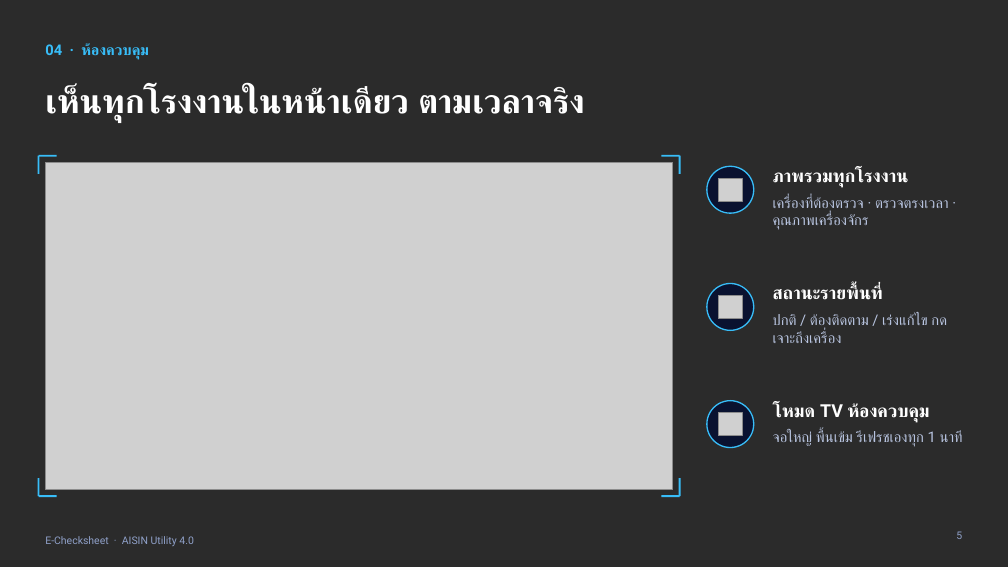
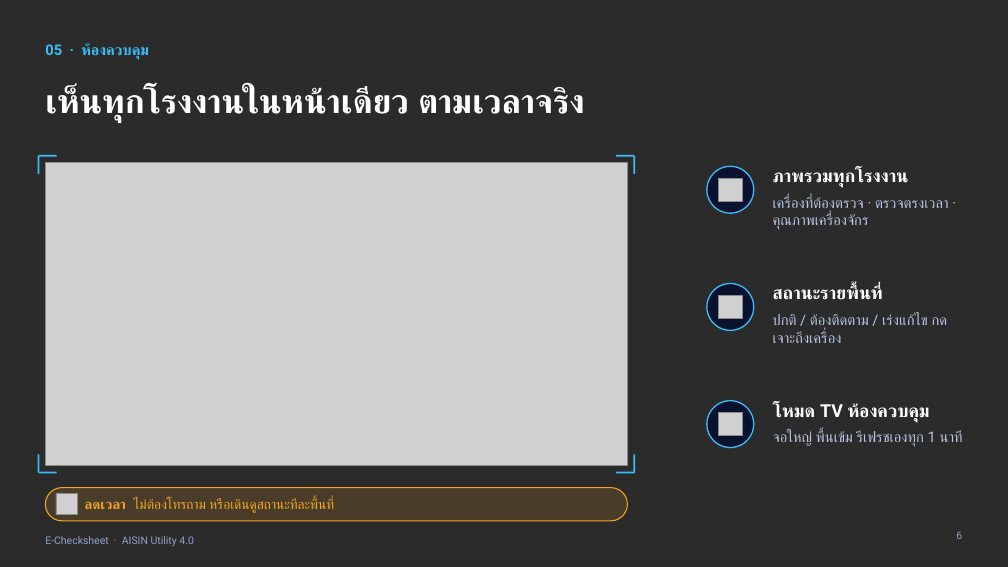
Before and after one commit to wexyzj123-hash/JoeKiattisak, a slide deck: slide 6 of E-Checksheet_Presentation.pptx (slide 5 before the commit). Drawn at 1008x567 pixels with LibreOffice and Linux fonts; fonts in the diff are those of the drawing; grey boxes stand for pictures; background and template pictures are left out; a plain dark background stands for a picture behind light text. Boxes give left, top, right and bottom in pixels: in the first picture for what was removed or moved away, otherwise in the second. Text is boxed around its words. In the diff, an @@ line names an element or a change of style, - is before the commit and + after.

```diff
--- a/E-Checksheet_Presentation.pptx
+++ b/E-Checksheet_Presentation.pptx
@@ text at [45, 43, 149, 60]: text changed @@
-04 · ห้องควบคุม
+05 · ห้องควบคุม
@@ picture: place and size @@
-picture at [45, 163, 673, 489]
+picture at [45, 163, 628, 466]
@@ line moved from (662, 156) - (680, 156) to (616, 156) - (634, 156) @@
@@ line moved from (680, 156) - (680, 174) to (634, 156) - (634, 174) @@
@@ line moved from (39, 496) - (57, 496) to (39, 473) - (57, 473) @@
@@ line moved from (39, 478) - (39, 496) to (39, 454) - (39, 473) @@
@@ line moved from (662, 496) - (680, 496) to (616, 473) - (634, 473) @@
@@ line moved from (680, 478) - (680, 496) to (634, 454) - (634, 473) @@
@@ rounded rectangle added at [45, 488, 628, 521], fill #F5A524 at 15% opacity, outline #F5A524 1 pt @@
@@ picture added at [56, 494, 77, 515] @@
@@ text added at [85, 498, 333, 513], 13 pt, text #F5A524 @@
+ลดเวลา ไม่ต้องโทรถาม หรือเดินดูสถานะทีละพื้นที่
@@ page number at [956, 531, 962, 539]: text changed @@
-5
+6
```
Also in this commit, not shown: 12 other slides changed, 1 slide added, 1 slide removed, 1 other file.
